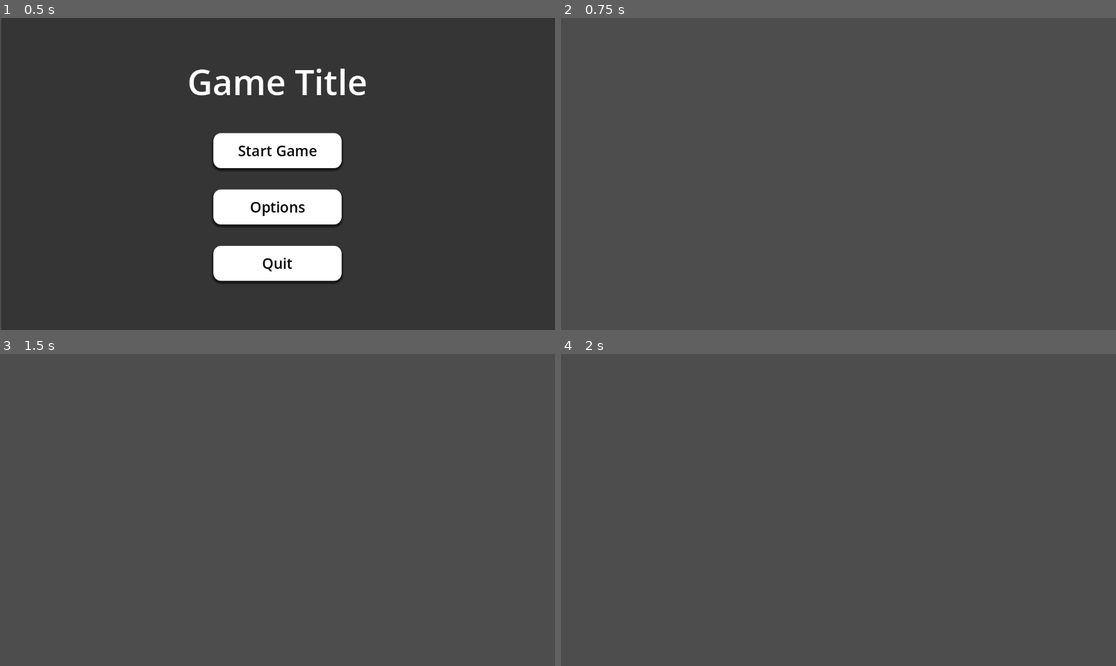
Above: before the commit, frames 1-4 (two rows, left to right).
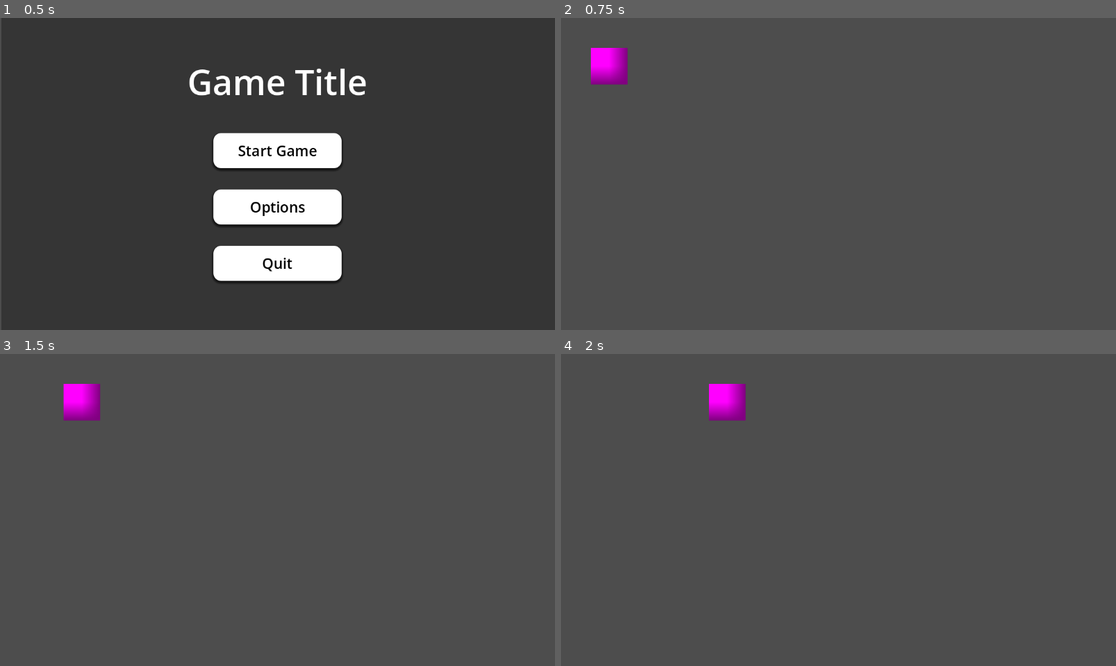
Above: after the commit, the same moments.

Repository: kylekolp/GMTKGameJam2026
Game: Godot game, scene res://src/core/MainGame.tscn
The game is run twice, just before and just after one commit, with the same random seed, the same clock (stepped at 60 frames per second) and the same inputs.
Inputs (mouse positions are in pixels of both pictures, inside the frame that each line leads up to):
- Up to frame 1 (0.5 s): no input
- Up to frame 2 (0.75 s): click "Start Game" at 0.5 s
- Up to frame 3 (1.5 s): tap Enter at 1.25 s; move the mouse to (399, 494) at 1.27 s; hold D (Move_Right, bound only after the commit) from 1.28 s (still down)
- Up to frame 4 (2 s): keep holding D (Move_Right, bound only after the commit)

Frame 1 is identical in both runs. In frame 2, 0.8% of the frame differs, in the area x 5-13%, y 9-22%; in frame 3, 0.8%; in frame 4, 0.8%.

Commit message:
Added temporary Player Controller
Added Player Controller with basic WASD movement

Diff:
--- a/project.godot
+++ b/project.godot
@@ -46,3 +46,23 @@
 , Object(InputEventKey,"resource_local_to_scene":false,"resource_name":"","device":-1,"window_id":0,"alt_pressed":false …(183 unchanged characters)…
 ]
 }
+Move_Up={
+"deadzone": 0.2,
+"events": [Object(InputEventKey,"resource_local_to_scene":false,"resource_name":"","device":-1,"window_id":0,"alt_pressed":false,"shift_pressed":false,"ctrl_pressed":false,"meta_pressed":false,"pressed":false,"keycode":0,"physical_keycode":87,"key_label":0,"unicode":119,"location":0,"echo":false,"script":null)
+]
+}
+Move_Down={
+"deadzone": 0.2,
+"events": [Object(InputEventKey,"resource_local_to_scene":false,"resource_name":"","device":-1,"window_id":0,"alt_pressed":false,"shift_pressed":false,"ctrl_pressed":false,"meta_pressed":false,"pressed":false,"keycode":0,"physical_keycode":83,"key_label":0,"unicode":115,"location":0,"echo":false,"script":null)
+]
+}
+Move_Left={
+"deadzone": 0.2,
+"events": [Object(InputEventKey,"resource_local_to_scene":false,"resource_name":"","device":-1,"window_id":0,"alt_pressed":false,"shift_pressed":false,"ctrl_pressed":false,"meta_pressed":false,"pressed":false,"keycode":0,"physical_keycode":65,"key_label":0,"unicode":97,"location":0,"echo":false,"script":null)
+]
+}
+Move_Right={
+"deadzone": 0.2,
+"events": [Object(InputEventKey,"resource_local_to_scene":false,"resource_name":"","device":-1,"window_id":0,"alt_pressed":false,"shift_pressed":false,"ctrl_pressed":false,"meta_pressed":false,"pressed":false,"keycode":0,"physical_keycode":68,"key_label":0,"unicode":100,"location":0,"echo":false,"script":null)
+]
+}
--- a/src/core/MainGame.gd
+++ b/src/core/MainGame.gd
@@ -210,21 +210,23 @@
 
 	return
 
-func LoadEntity(entityUID : String) -> void:
-	deferredLoadEntity.call_deferred(entityUID)
-
-func deferredLoadEntity(entityUID : String) -> void:
+func LoadEntity(entityUID : String, position: Vector2) -> void:
+	deferredLoadEntity.call_deferred(entityUID,position)
+
+func deferredLoadEntity(entityUID : String, position: Vector2) -> void:
 	var entityPackedScene : PackedScene = ResourceLoader.load(entityUID, "PackedScene") as PackedScene
 	if entityPackedScene == null:
 		push_error("Could not load entity as packed scene: " + entityUID)
 		return
 
-	var newEntity = entityPackedScene.instantiate() as Entity
+	var newEntity = entityPackedScene.instantiate() as Node2D
 	if newEntity == null:
 		push_error("Loaded Entity Scene was not able to instantiate " + entityUID)
 		return
 
 	entityRoot.add_child(newEntity)
+
+	newEntity.position = position
 
 	#Allow the new level to process before accessing it
 	await get_tree().process_frame
--- a/src/core/Signals/SignalBus.gd
+++ b/src/core/Signals/SignalBus.gd
@@ -28,7 +28,7 @@
 signal UnPause()
 
 #Level
-signal LoadEntity(entityUID : String)
+signal LoadEntity(entityUID : String, position: Vector2)
 signal LoadEffect(effectUID : String)
 
 @warning_ignore_restore("unused_signal")
--- a/src/gameplay/entities/Entity.gd
+++ b/src/gameplay/entities/Entity.gd
@@ -1,2 +1,2 @@
 class_name Entity
-extends Node
+extends Node2D
--- a/src/gameplay/entities/player/Entity_Player.gd
+++ b/src/gameplay/entities/player/Entity_Player.gd
@@ -1,8 +1,14 @@
 class_name Player
-extends Node2D
+extends CharacterBody2D
+
+@export var movement_speed : float
 
 func _ready() -> void:
 	return
 
-func _process(delta: float) -> void:
-	return
+func _physics_process(delta: float) -> void:
+	var direction:= Input.get_vector("Move_Left", "Move_Right", "Move_Up", "Move_Down")
+
+	velocity = direction * movement_speed
+
+	move_and_slide()
--- a/src/gameplay/entities/player/Entity_Player.tscn
+++ b/src/gameplay/entities/player/Entity_Player.tscn
@@ -1,17 +1,13 @@
 [gd_scene format=3 uid="uid://bw4t4ix88htau"]
 
 [ext_resource type="Script" uid="uid://tl6khwr4g44e" path="res://src/gameplay/entities/player/Entity_Player.gd" id="1_khxic"]
-[ext_resource type="Texture2D" uid="uid://c8vale8plupbr" path="res://icon.svg" id="2_fok4k"]
 
 [sub_resource type="PlaceholderTexture2D" id="PlaceholderTexture2D_wb2dy"]
 
-[node name="Player" type="Node2D" unique_id=365570103]
+[node name="Player" type="CharacterBody2D" unique_id=526542025]
 script = ExtResource("1_khxic")
+movement_speed = 350.0
 
 [node name="Sprite2D" type="Sprite2D" parent="." unique_id=602313639]
-scale = Vector2(1000, 1000)
+scale = Vector2(76, 75.999954)
 texture = SubResource("PlaceholderTexture2D_wb2dy")
-
-[node name="Icon" type="Sprite2D" parent="." unique_id=1537789538]
-position = Vector2(666, 261)
-texture = ExtResource("2_fok4k")
--- a/src/levels/Level1.gd
+++ b/src/levels/Level1.gd
@@ -1,4 +1,4 @@
 extends Level
 
 func _ready() -> void:
-	SignalBus.LoadEntity.emit(UIDCatalog.Entity_Player)
+	SignalBus.LoadEntity.emit(UIDCatalog.Entity_Player, Vector2(100,100))
